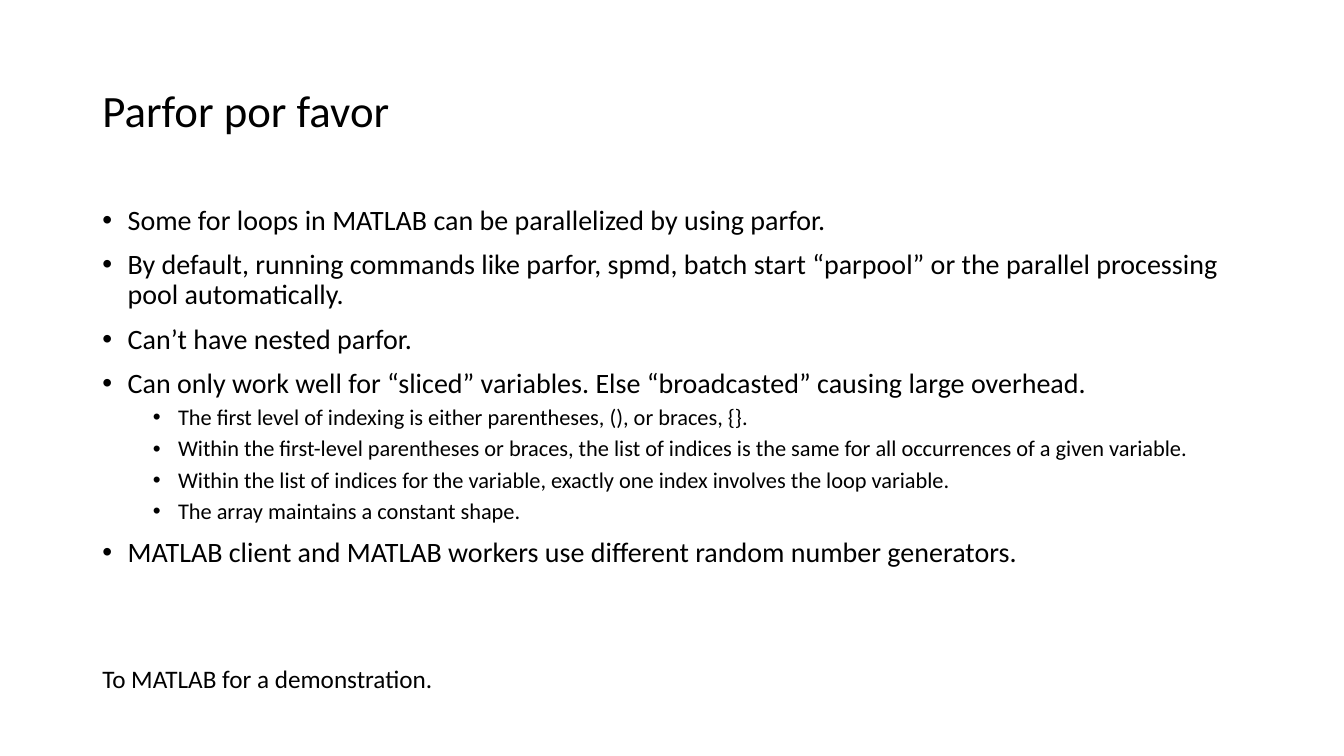
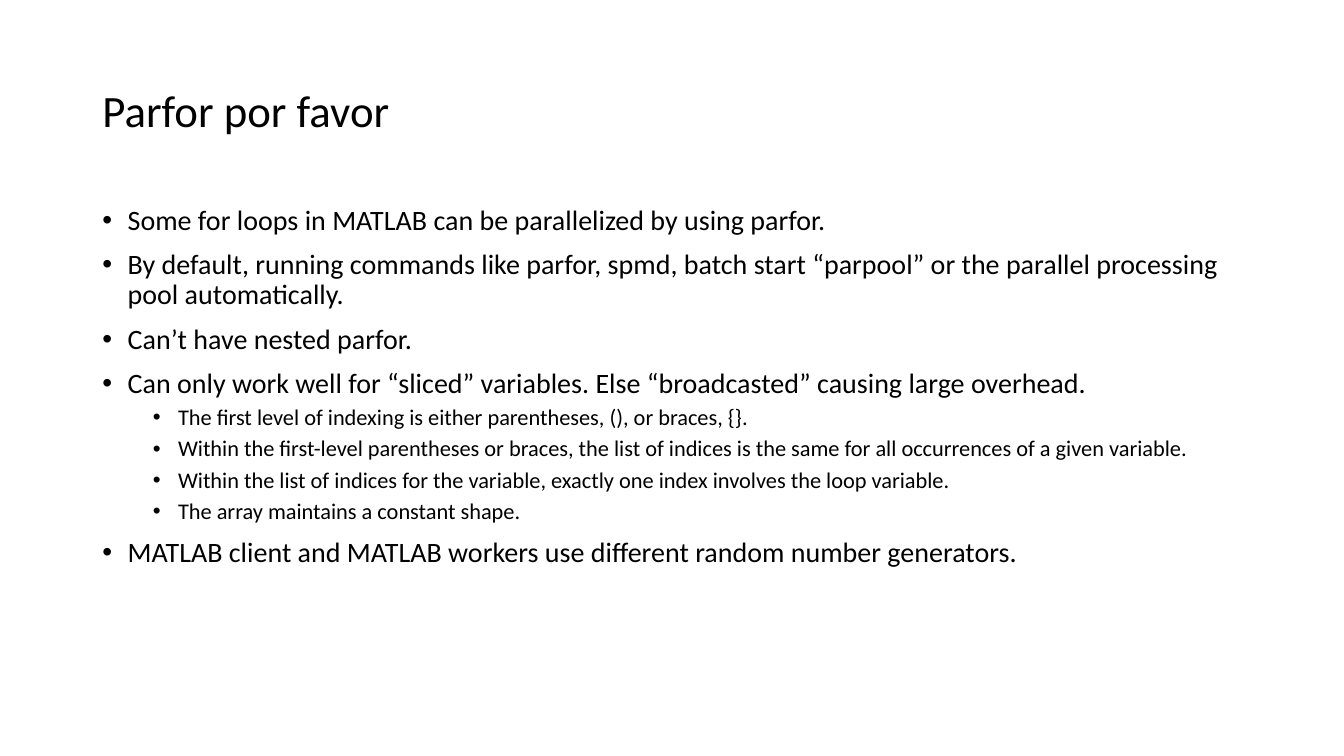
Before and after one commit to viveksgr/MATLAB_workshop, a slide deck: slide 33 of Advanced MATLAB Workshop.pptx. Drawn at 1344x756 pixels with LibreOffice and Linux fonts; fonts in the diff are those of the drawing. Boxes give left, top, right and bottom in pixels: in the first picture for what was removed or moved away, otherwise in the second. Text is boxed around its words. In the diff, an @@ line names an element or a change of style, - is before the commit and + after.

```diff
--- a/Advanced MATLAB Workshop.pptx
+++ b/Advanced MATLAB Workshop.pptx
@@ text removed at [102, 670, 432, 689] @@
-To MATLAB for a demonstration.
```
Also in this commit, not shown: 4 other slides changed, 5 slides added, 7 other files.
